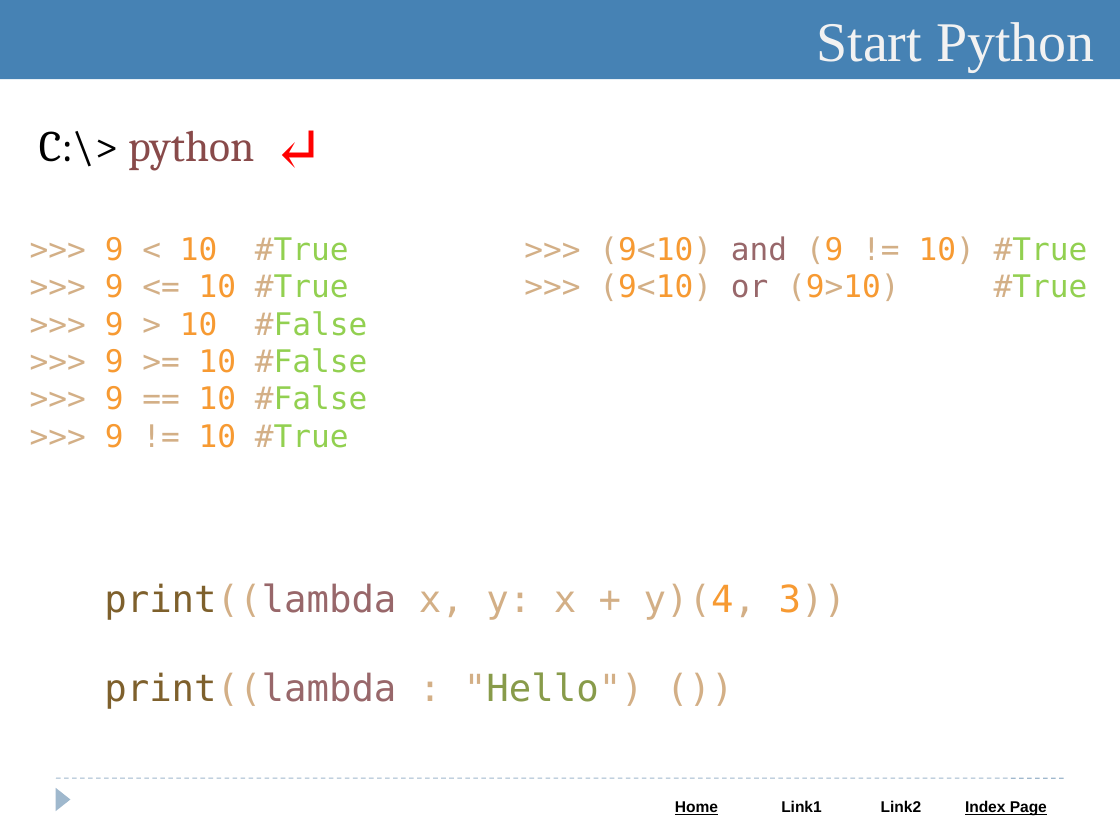
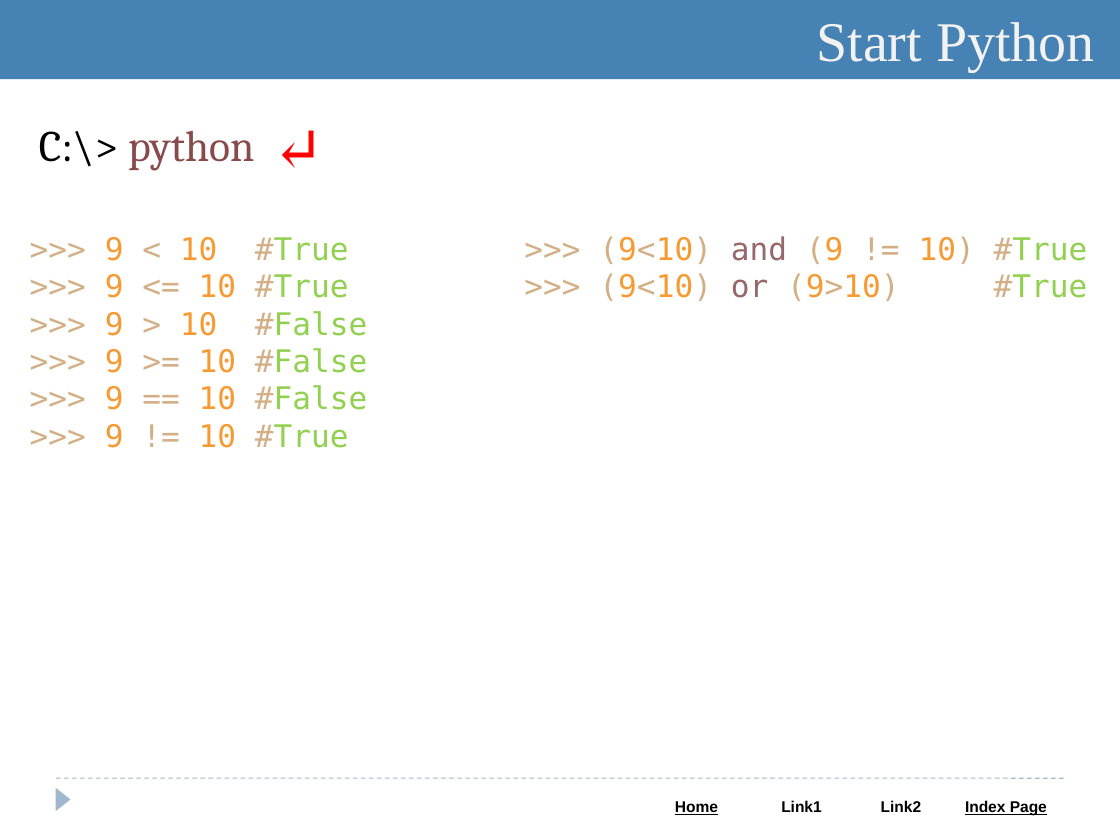
Before and after one commit to Saleel-Bagde-drive/Python-and-Web-PPTs, a slide deck: slide 4 of Python.pptx. Drawn at 1120x840 pixels with LibreOffice and Linux fonts; fonts in the diff are those of the drawing. Boxes give left, top, right and bottom in pixels: in the first picture for what was removed or moved away, otherwise in the second. Text is boxed around its words. In the diff, an @@ line names an element or a change of style, - is before the commit and + after.

```diff
--- a/Python.pptx
+++ b/Python.pptx
@@ text removed at (x1=104, y1=583, x2=846, y2=709) @@
-print((lambda x, y: x + y)(4, 3))
-print((lambda : "Hello") ())
```
Also in this commit, not shown: 19 other slides changed, 9 slides added, 3 slides removed.
